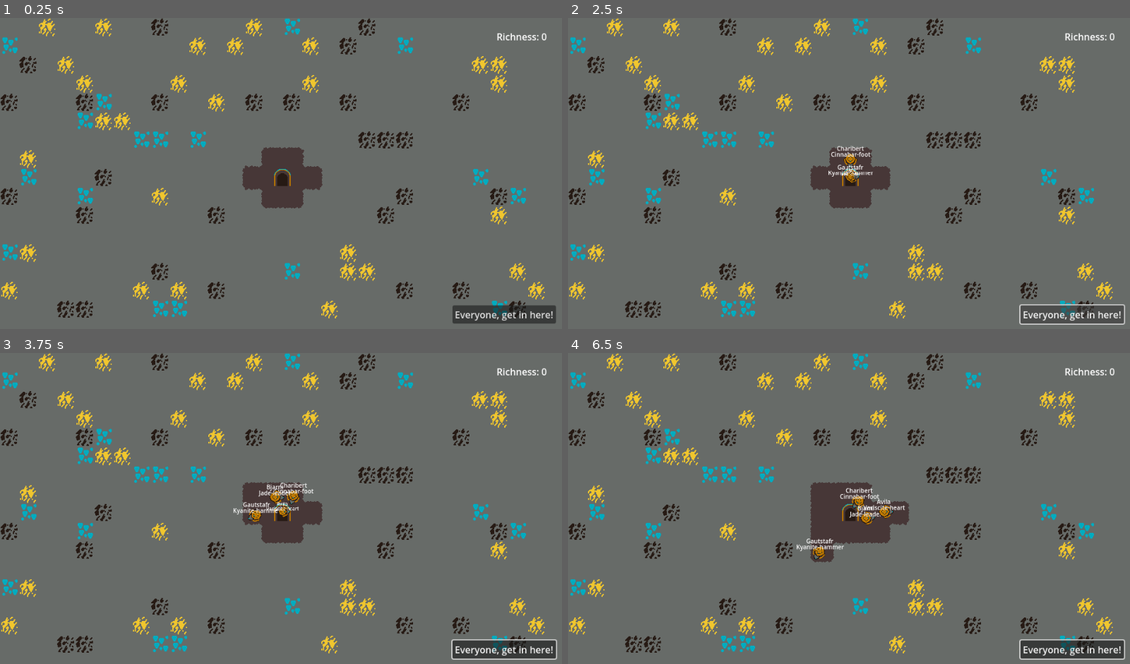
Above: before the commit, frames 1-4 (two rows, left to right).
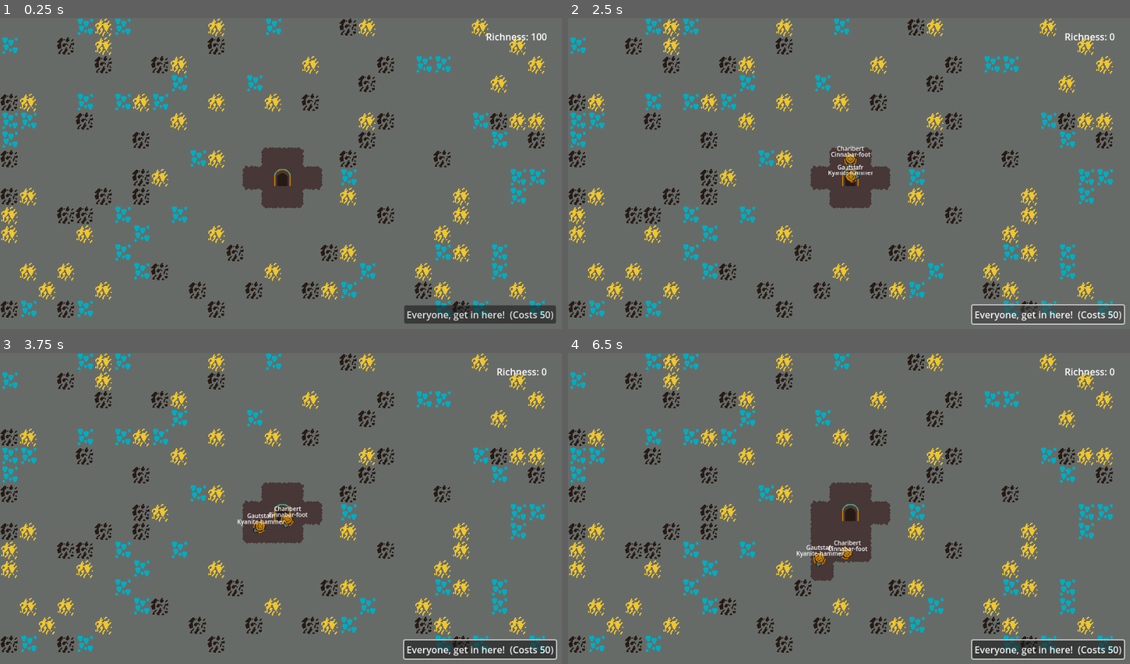
Above: after the commit, the same moments.

Repository: where-fore/dwarves
Game: Godot game, scene res://loose/main_game.tscn
The game is run twice, just before and just after one commit, with the same random seed, the same clock (stepped at 60 frames per second) and the same inputs.
Inputs (mouse positions are in pixels of both pictures, inside the frame that each line leads up to):
- Up to frame 1 (0.25 s): no input
- Up to frame 2 (2.5 s): click "Everyone, get in here!" (after the commit: "Everyone, get in here! (Costs…") at 0.5 s; click "Everyone, get in here!" (after the commit: "Everyone, get in here! (Costs…") at 1.25 s; click "Everyone, get in here!" (after the commit: "Everyone, get in here! (Costs…") at 2 s
- Up to frame 3 (3.75 s): tap Enter at 2.75 s; move the mouse to (404, 496) at 2.77 s; tap 1 at 2.85, 3.6 s; click (404, 496) at 2.92 s; move the mouse to (168, 527) at 3.52 s; click (168, 527) at 3.67 s
- Up to frame 4 (6.5 s): move the mouse to (905, 443) at 4.27 s; tap 1 at 4.35, 5.1, 5.85 s; click (905, 443) at 4.42 s; move the mouse to (820, 573) at 5.02 s; click (820, 573) at 5.17 s; move the mouse to (1017, 558) at 5.77 s; click (1017, 558) at 5.92 s

The runs differ from the first frame. In frame 1, 13% of the frame differs, in the area x 0-99%, y 0-99%; in frame 2, 13%; in frame 3, 14%; in frame 4, 15%.

Commit message:
costs resource to spawn dwarves

Diff:
--- a/project/autoload/debug_events.gd
+++ b/project/autoload/debug_events.gd
@@ -2,6 +2,7 @@
 
 @warning_ignore_start("unused_signal")
 signal dwarf_spawn_request
+signal dwarf_spawn_confirmed
 signal remove_tile_at(location:Vector2)
 
 @warning_ignore_restore("unused_signal")
--- a/project/loose/dwarf_spawner.gd
+++ b/project/loose/dwarf_spawner.gd
@@ -3,7 +3,7 @@
 @export var individual_dwarf:PackedScene
 
 func _ready() -> void:
-	DebugEvents.dwarf_spawn_request.connect(spawn_a_dwarf)
+	DebugEvents.dwarf_spawn_confirmed.connect(spawn_a_dwarf)
 
 func spawn_a_dwarf() -> void:
 	var new_dwarf:Node2D = individual_dwarf.instantiate()
--- a/project/loose/main_game.tscn
+++ b/project/loose/main_game.tscn
@@ -74,7 +74,7 @@
 offset_bottom = -20.0
 grow_horizontal = 0
 grow_vertical = 0
-text = "Everyone, get in here!"
+text = "Everyone, get in here!  (Costs 50)"
 script = ExtResource("8_vaqii")
 
 [node name="Label" type="Label" parent="CanvasLayer/Control"]
--- a/project/loose/ore_interaction.gd
+++ b/project/loose/ore_interaction.gd
@@ -23,7 +23,7 @@
 			if x >= 12 and x <= 17 and y >= 5 and y <= 11: continue
 
 			var coords:Vector2i = Vector2i(x,y)
-			var chance_to_spawn:int = 20
+			var chance_to_spawn:int = 30
 			if randi_range(1,100) <= chance_to_spawn:
 				var rolled_ore:int = randi_range(1,3)
 				var rolled_coords:Vector2i
--- a/project/loose/score_counter.gd
+++ b/project/loose/score_counter.gd
@@ -5,10 +5,21 @@
 # Called when the node enters the scene tree for the first time.
 func _ready() -> void:
 	UiEvents.score_change_additive.connect(change_score_additive)
+	DebugEvents.dwarf_spawn_request.connect(spend_score_to_spawn_dwarf)
 	self.text = base_label_string + str(0)
+	change_score_additive(100)
 
 func change_score_additive(value:int) -> void:
-	var regex_for_number:RegEx = RegEx.create_from_string(r"\d+")
-	var current_score:int = regex_for_number.search(self.text).get_string().to_int()
+	var current_score:int = get_score_from_label_text()
 	var new_score:int = current_score + value
 	self.text = base_label_string + str(new_score)
+
+func spend_score_to_spawn_dwarf() -> void:
+	var current_score:int = get_score_from_label_text()
+	if current_score >= 50:
+		change_score_additive(-50)
+		DebugEvents.dwarf_spawn_confirmed.emit()
+
+func get_score_from_label_text() -> int:
+	var regex_for_number:RegEx = RegEx.create_from_string(r"\d+")
+	return regex_for_number.search(self.text).get_string().to_int()
